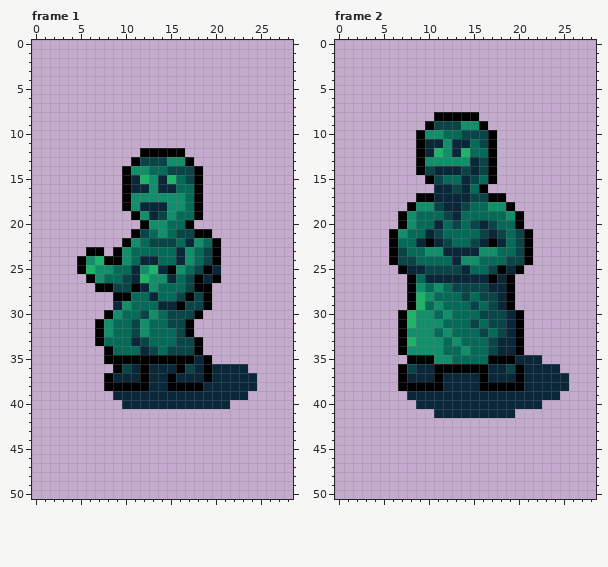
File history of a pixel-art file, Succubus/Sprites/EarthOpponents.aseprite. Above is the file before it was changed.
29x51 pixels, 13 frames. Shown: frame 1, frame 2. The commit also changed other frames, which this record leaves out.
New version:
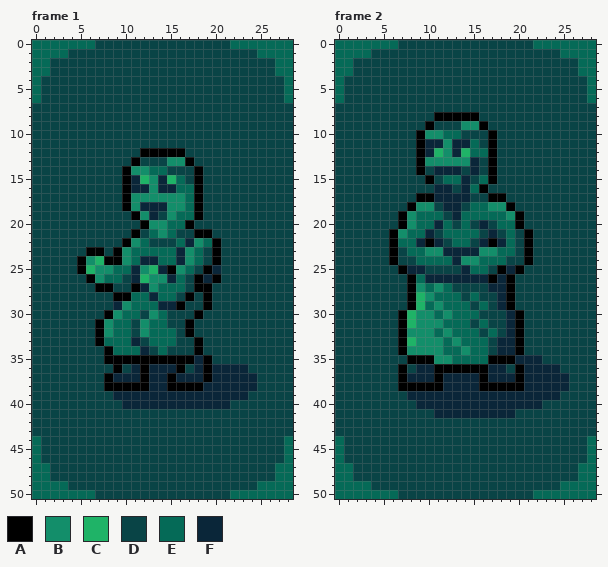
Palette (. is transparent): A #000000  B #138e6a  C #1fb367  D #094446  E #056a57  F #0a2639
From old to new:
layer "Background" now shown
--- frame 1, layer "Background"
@@ x 0..28 @@
- 0 .............................
- 1 .............................
- 2 .............................
- 3 .............................
- 4 .............................
- 5 .............................
- 6 .............................
- 7 .............................
- 8 .............................
- 9 .............................
-10 .............................
-11 .............................
-12 ............AAAAA............
-13 ...........ADDDBBA...........
-14 ..........ABBEEDDDA..........
-15 ..........AFCBFCEDA..........
-16 ..........AFFBFFEEA..........
-17 ..........ABBBBBBEA..........
-18 ..........ABFFFBBEA..........
-19 ...........ABFDBEEA..........
-20 ............ABBEEA...........
-21 ...........ADEBEDDAA.........
-22 ..........ABEDDDEFBEA........
-23 ......AA.ABEEEEEFBEDA........
-24 .....ABCAABEFFEEFBEDA........
-25 .....ACBBEEFBCFABEDAF........
-26 ......ABEEDFCBBFEDAFA........
-27 .......AADDAFBEEEDAA.........
-28 .........AAEEFEEDADA.........
-29 .........FBEEEFFADDA.........
-30 ........ABEEDBEDDDA..........
-31 .......ABEEDBEEDDA...........
-32 .......ABEEDBEEEDA...........
-33 .......AEEEFDEEEDDA..........
-34 ........AEEEFDEDDDA..........
-35 ........AAAAAAAAAAFA.........
-36 .........ADFAFFFADFAFFFF.....
-37 ........AFFFAFFAFFFAFFFFF....
-38 ........AAAAAFFAAAAFFFFFF....
-39 .........FFFFFFFFFFFFFFF.....
-40 ..........FFFFFFFFFFFF.......
-41 .............................
-42 .............................
-43 .............................
-44 .............................
-45 .............................
-46 .............................
-47 .............................
-48 .............................
-49 .............................
-50 .............................
+ 0 EEEEEEEDDDDDDDDDDDDDDDEEEEEEE
+ 1 EEEEDDDDDDDDDDDDDDDDDDDDDEEEE
+ 2 EEDDDDDDDDDDDDDDDDDDDDDDDDDEE
+ 3 EEDDDDDDDDDDDDDDDDDDDDDDDDDEE
+ 4 EDDDDDDDDDDDDDDDDDDDDDDDDDDDE
+ 5 EDDDDDDDDDDDDDDDDDDDDDDDDDDDE
+ 6 EDDDDDDDDDDDDDDDDDDDDDDDDDDDE
+ 7 DDDDDDDDDDDDDDDDDDDDDDDDDDDDD
+ 8 DDDDDDDDDDDDDDDDDDDDDDDDDDDDD
+ 9 DDDDDDDDDDDDDDDDDDDDDDDDDDDDD
+10 DDDDDDDDDDDDDDDDDDDDDDDDDDDDD
+11 DDDDDDDDDDDDDDDDDDDDDDDDDDDDD
+12 DDDDDDDDDDDDAAAAADDDDDDDDDDDD
+13 DDDDDDDDDDDADDDBBADDDDDDDDDDD
+14 DDDDDDDDDDABBEEDDDADDDDDDDDDD
+15 DDDDDDDDDDAFCBFCEDADDDDDDDDDD
+16 DDDDDDDDDDAFFBFFEEADDDDDDDDDD
+17 DDDDDDDDDDABBBBBBEADDDDDDDDDD
+18 DDDDDDDDDDABFFFBBEADDDDDDDDDD
+19 DDDDDDDDDDDABFDBEEADDDDDDDDDD
+20 DDDDDDDDDDDDABBEEADDDDDDDDDDD
+21 DDDDDDDDDDDADEBEDDAADDDDDDDDD
+22 DDDDDDDDDDABEDDDEFBEADDDDDDDD
+23 DDDDDDAADABEEEEEFBEDADDDDDDDD
+24 DDDDDABCAABEFFEEFBEDADDDDDDDD
+25 DDDDDACBBEEFBCFABEDAFDDDDDDDD
+26 DDDDDDABEEDFCBBFEDAFADDDDDDDD
+27 DDDDDDDAADDAFBEEEDAADDDDDDDDD
+28 DDDDDDDDDAAEEFEEDADADDDDDDDDD
+29 DDDDDDDDDFBEEEFFADDADDDDDDDDD
+30 DDDDDDDDABEEDBEDDDADDDDDDDDDD
+31 DDDDDDDABEEDBEEDDADDDDDDDDDDD
+32 DDDDDDDABEEDBEEEDADDDDDDDDDDD
+33 DDDDDDDAEEEFDEEEDDADDDDDDDDDD
+34 DDDDDDDDAEEEFDEDDDADDDDDDDDDD
+35 DDDDDDDDAAAAAAAAAAFADDDDDDDDD
+36 DDDDDDDDDADFAFFFADFAFFFFDDDDD
+37 DDDDDDDDAFFFAFFAFFFAFFFFFDDDD
+38 DDDDDDDDAAAAAFFAAAAFFFFFFDDDD
+39 DDDDDDDDDFFFFFFFFFFFFFFFDDDDD
+40 DDDDDDDDDDFFFFFFFFFFFFDDDDDDD
+41 DDDDDDDDDDDDDDDDDDDDDDDDDDDDD
+42 DDDDDDDDDDDDDDDDDDDDDDDDDDDDD
+43 DDDDDDDDDDDDDDDDDDDDDDDDDDDDD
+44 EDDDDDDDDDDDDDDDDDDDDDDDDDDDE
+45 EDDDDDDDDDDDDDDDDDDDDDDDDDDDE
+46 EDDDDDDDDDDDDDDDDDDDDDDDDDDDE
+47 EEDDDDDDDDDDDDDDDDDDDDDDDDDEE
+48 EEDDDDDDDDDDDDDDDDDDDDDDDDDEE
+49 EEEEDDDDDDDDDDDDDDDDDDDDDEEEE
+50 EEEEEEEDDDDDDDDDDDDDDDEEEEEEE
--- frame 2, layer "Background"
@@ x 0..28 @@
- 0 .............................
- 1 .............................
- 2 .............................
- 3 .............................
- 4 .............................
- 5 .............................
- 6 .............................
- 7 .............................
- 8 ...........AAAAA.............
- 9 ..........ADDDBBA............
-10 .........ABBEEDDDA...........
-11 .........AFFBFFEDA...........
-12 .........AFCBFCEEA...........
-13 .........ABBBBBFDA...........
-14 .........ADFFFDFDA...........
-15 ..........ADEEFDEA...........
-16 ...........FFDFEA............
-17 .........AAFFFFDDAA..........
-18 ........ABBDFFDEEBBA.........
-19 .......ABEEEDFEEEEEBA........
-20 .......ABEEFEDEDFDEEA........
-21 ......ABEEFDEEEEDFDEDA.......
-22 ......AEEFAFDEEDFAFEDA.......
-23 ......ADEEBBFFFFBBEEDA.......
-24 ......ADDEEEEFBBEEEDDA.......
-25 .......AFFDDDDFEEDAFA........
-26 ........AEFFFFFFFAFA.........
-27 ........ABEBEDDDDFFA.........
-28 ........ACBEEEDEDDFA.........
-29 ........ACEBEEEDEDFA.........
-30 .......ACBBEBEEEDDDFA........
-31 .......ACBBBEEEDEDDFA........
-32 .......ABBBEBEEEDEDFA........
-33 .......ACBBBEBEEEDFFA........
-34 .......ABBBBEEBEEDFFA........
-35 ........AAABBEEEEAAAFFF......
-36 .......ADFFAAAAAAFFDAFFFF....
-37 .......AFFFAFFFFAFFFAFFFFF...
-38 .......AAAAAFFFFAAAAAFFFFF...
-39 ........FFFFFFFFFFFFFFFFF....
-40 .........FFFFFFFFFFFFFF......
-41 ...........FFFFFFFFF.........
-42 .............................
-43 .............................
-44 .............................
-45 .............................
-46 .............................
-47 .............................
-48 .............................
-49 .............................
-50 .............................
+ 0 EEEEEEEDDDDDDDDDDDDDDDEEEEEEE
+ 1 EEEEDDDDDDDDDDDDDDDDDDDDDEEEE
+ 2 EEDDDDDDDDDDDDDDDDDDDDDDDDDEE
+ 3 EEDDDDDDDDDDDDDDDDDDDDDDDDDEE
+ 4 EDDDDDDDDDDDDDDDDDDDDDDDDDDDE
+ 5 EDDDDDDDDDDDDDDDDDDDDDDDDDDDE
+ 6 EDDDDDDDDDDDDDDDDDDDDDDDDDDDE
+ 7 DDDDDDDDDDDDDDDDDDDDDDDDDDDDD
+ 8 DDDDDDDDDDDAAAAADDDDDDDDDDDDD
+ 9 DDDDDDDDDDADDDBBADDDDDDDDDDDD
+10 DDDDDDDDDABBEEDDDADDDDDDDDDDD
+11 DDDDDDDDDAFFBFFEDADDDDDDDDDDD
+12 DDDDDDDDDAFCBFCEEADDDDDDDDDDD
+13 DDDDDDDDDABBBBBFDADDDDDDDDDDD
+14 DDDDDDDDDADFFFDFDADDDDDDDDDDD
+15 DDDDDDDDDDADEEFDEADDDDDDDDDDD
+16 DDDDDDDDDDDFFDFEADDDDDDDDDDDD
+17 DDDDDDDDDAAFFFFDDAADDDDDDDDDD
+18 DDDDDDDDABBDFFDEEBBADDDDDDDDD
+19 DDDDDDDABEEEDFEEEEEBADDDDDDDD
+20 DDDDDDDABEEFEDEDFDEEADDDDDDDD
+21 DDDDDDABEEFDEEEEDFDEDADDDDDDD
+22 DDDDDDAEEFAFDEEDFAFEDADDDDDDD
+23 DDDDDDADEEBBFFFFBBEEDADDDDDDD
+24 DDDDDDADDEEEEFBBEEEDDADDDDDDD
+25 DDDDDDDAFFDDDDFEEDAFADDDDDDDD
+26 DDDDDDDDAEFFFFFFFAFADDDDDDDDD
+27 DDDDDDDDABEBEDDDDFFADDDDDDDDD
+28 DDDDDDDDACBEEEDEDDFADDDDDDDDD
+29 DDDDDDDDACEBEEEDEDFADDDDDDDDD
+30 DDDDDDDACBBEBEEEDDDFADDDDDDDD
+31 DDDDDDDACBBBEEEDEDDFADDDDDDDD
+32 DDDDDDDABBBEBEEEDEDFADDDDDDDD
+33 DDDDDDDACBBBEBEEEDFFADDDDDDDD
+34 DDDDDDDABBBBEEBEEDFFADDDDDDDD
+35 DDDDDDDDAAABBEEEEAAAFFFDDDDDD
+36 DDDDDDDADFFAAAAAAFFDAFFFFDDDD
+37 DDDDDDDAFFFAFFFFAFFFAFFFFFDDD
+38 DDDDDDDAAAAAFFFFAAAAAFFFFFDDD
+39 DDDDDDDDFFFFFFFFFFFFFFFFFDDDD
+40 DDDDDDDDDFFFFFFFFFFFFFFDDDDDD
+41 DDDDDDDDDDDFFFFFFFFFDDDDDDDDD
+42 DDDDDDDDDDDDDDDDDDDDDDDDDDDDD
+43 DDDDDDDDDDDDDDDDDDDDDDDDDDDDD
+44 EDDDDDDDDDDDDDDDDDDDDDDDDDDDE
+45 EDDDDDDDDDDDDDDDDDDDDDDDDDDDE
+46 EDDDDDDDDDDDDDDDDDDDDDDDDDDDE
+47 EEDDDDDDDDDDDDDDDDDDDDDDDDDEE
+48 EEDDDDDDDDDDDDDDDDDDDDDDDDDEE
+49 EEEEDDDDDDDDDDDDDDDDDDDDDEEEE
+50 EEEEEEEDDDDDDDDDDDDDDDEEEEEEE
Boxes around the changes in both pictures, in picture pixels (x1, y1, x2, y2):
added: (32, 40, 293, 499)
added: (335, 40, 596, 499)
